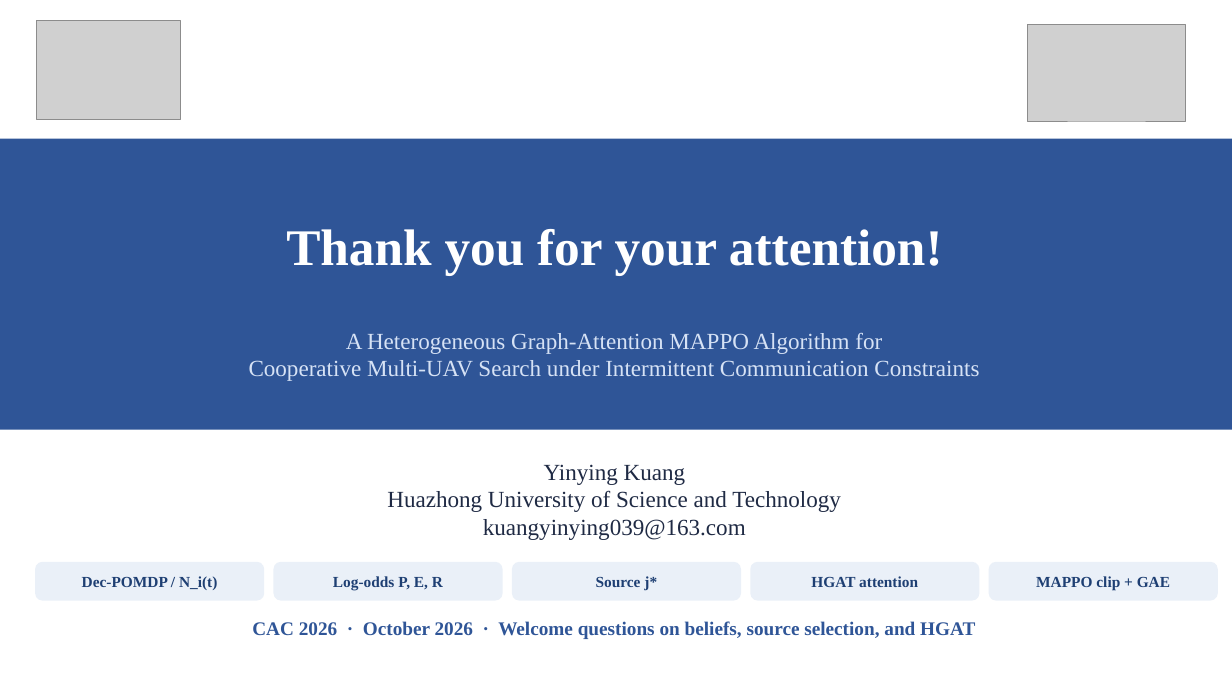
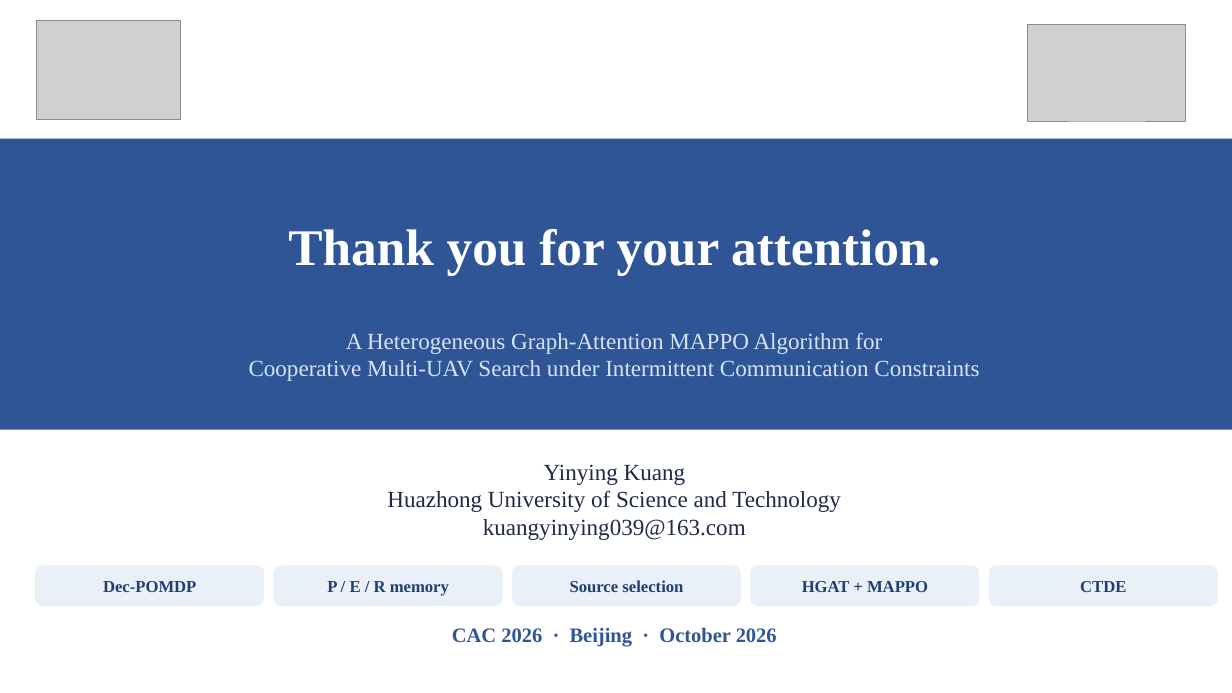
Before and after one commit to kuangyinying039/uav-swarm, a slide deck: slide 13 of presentations/IC-HGAT-MAPPO_CAC2026.pptx. Drawn at 1232x693 pixels with LibreOffice and Linux fonts; fonts in the diff are those of the drawing; grey boxes stand for pictures. Boxes give left, top, right and bottom in pixels: in the first picture for what was removed or moved away, otherwise in the second. Text is boxed around its words. In the diff, an @@ line names an element or a change of style, - is before the commit and + after.

```diff
--- a/presentations/IC-HGAT-MAPPO_CAC2026.pptx
+++ b/presentations/IC-HGAT-MAPPO_CAC2026.pptx
@@ text at bbox=[288, 229, 940, 276]: text changed @@
-Thank you for your attention!
+Thank you for your attention.
@@ 5 rounded rectangles: place and size @@
-5 rounded rectangles at bbox=[35, 562, 1218, 601]
+5 rounded rectangles at bbox=[35, 566, 1218, 606]
@@ proportions changed in 5 elements at bbox=[35, 566, 264, 606], bbox=[274, 566, 503, 606], bbox=[512, 566, 741, 606], bbox=[750, 566, 980, 606], bbox=[989, 566, 1218, 606] @@
@@ text at bbox=[103, 581, 196, 592]: text changed; size 12 to 13 pt @@
-Dec-POMDP / N_i(t)
+Dec-POMDP
@@ text at bbox=[327, 581, 449, 596]: text changed; size 12 to 13 pt @@
-Log-odds P, E, R
+P / E / R memory
@@ text at bbox=[570, 580, 683, 592]: text changed; size 12 to 13 pt @@
-Source j*
+Source selection
@@ text at bbox=[802, 581, 928, 592]: text changed; size 12 to 13 pt @@
-HGAT attention
+HGAT + MAPPO
@@ text at bbox=[1080, 581, 1126, 592]: text changed; size 12 to 13 pt @@
-MAPPO clip + GAE
+CTDE
@@ text at bbox=[452, 627, 777, 647]: text changed; size 15 to 16 pt @@
-CAC 2026 · October 2026 · Welcome questions on beliefs, source selection, and HGAT
+CAC 2026 · Beijing · October 2026
```
Also in this commit, not shown: 12 other slides changed, 16 other files.
